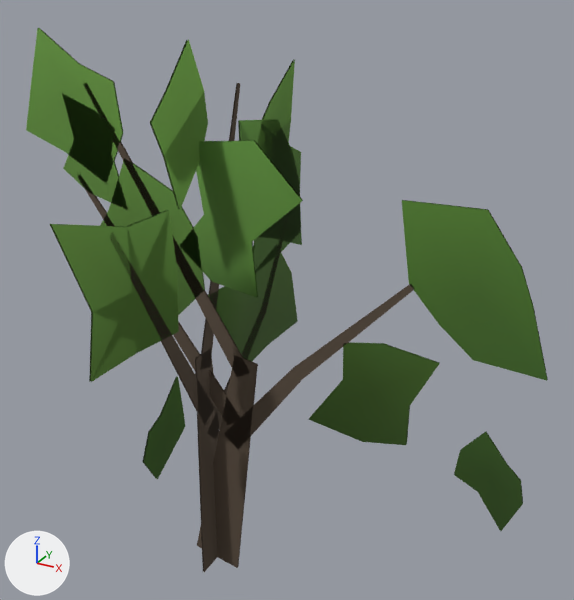
The glTF model public/ark/assets/v1/trees/apple-c.card.glb, before and after one commit.
Before and after are seen from a 50 mm lens placed at (3.08, -4.37, 4.7), pointed at (0.54, 0.25, 2.39). Every picture has the same lights, and +X, +Y and +Z are marked at lower left. The first picture is the older version.
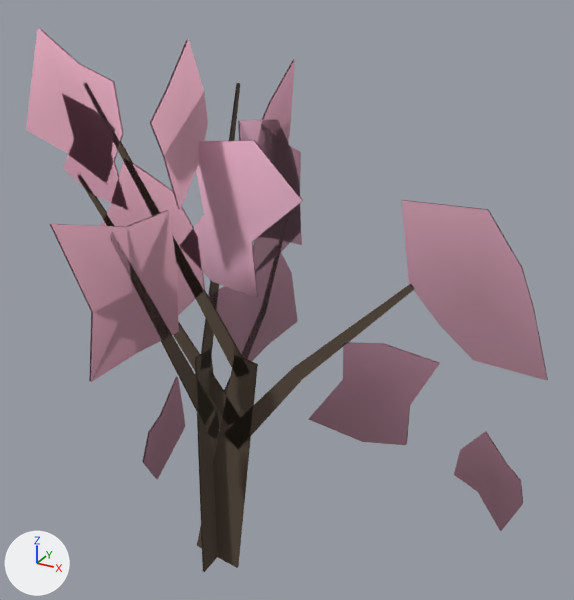
Diff of the bpy script that builds the scene:
```diff
--- a/public/ark/assets/v1/trees/apple-c.card.glb.py
+++ b/public/ark/assets/v1/trees/apple-c.card.glb.py
@@ me_mesh_0 @@
 me_mesh_0.from_pydata(...)  # 324 vertices, 264 faces; spans x -1.59..2.44, y -1.41..1.48, z -0.03..4.2
 # used by ob_mesh_0; location = (0.0, 0.0, 0.0)
+# me_mesh_0 part 1: 138 faces centred in x -1.07..2.32, y -1.13..1.34, z 1.4..3.24 are repainted in the vertex colours; the middle colour goes from dark green #496e26 to pink #bb899b
+# me_mesh_0 part 2: 86 faces centred in x -1.38..2.06, y -1.0..1.25, z 2.88..3.95 are repainted in the vertex colours; the middle colour goes from green #537f2e to pink #d39cb1
 me_mesh_0.materials.append(mat_ark_vertex_colour)
```

Pixel boxes [x1, y1, x2, y2] of what changed, in the pictures (574 x 600 px):
part 1 of me_mesh_0, recoloured (lighter)
    both: [50, 134, 548, 531]
part 2 of me_mesh_0, recoloured (lighter)
    both: [26, 28, 522, 296]
